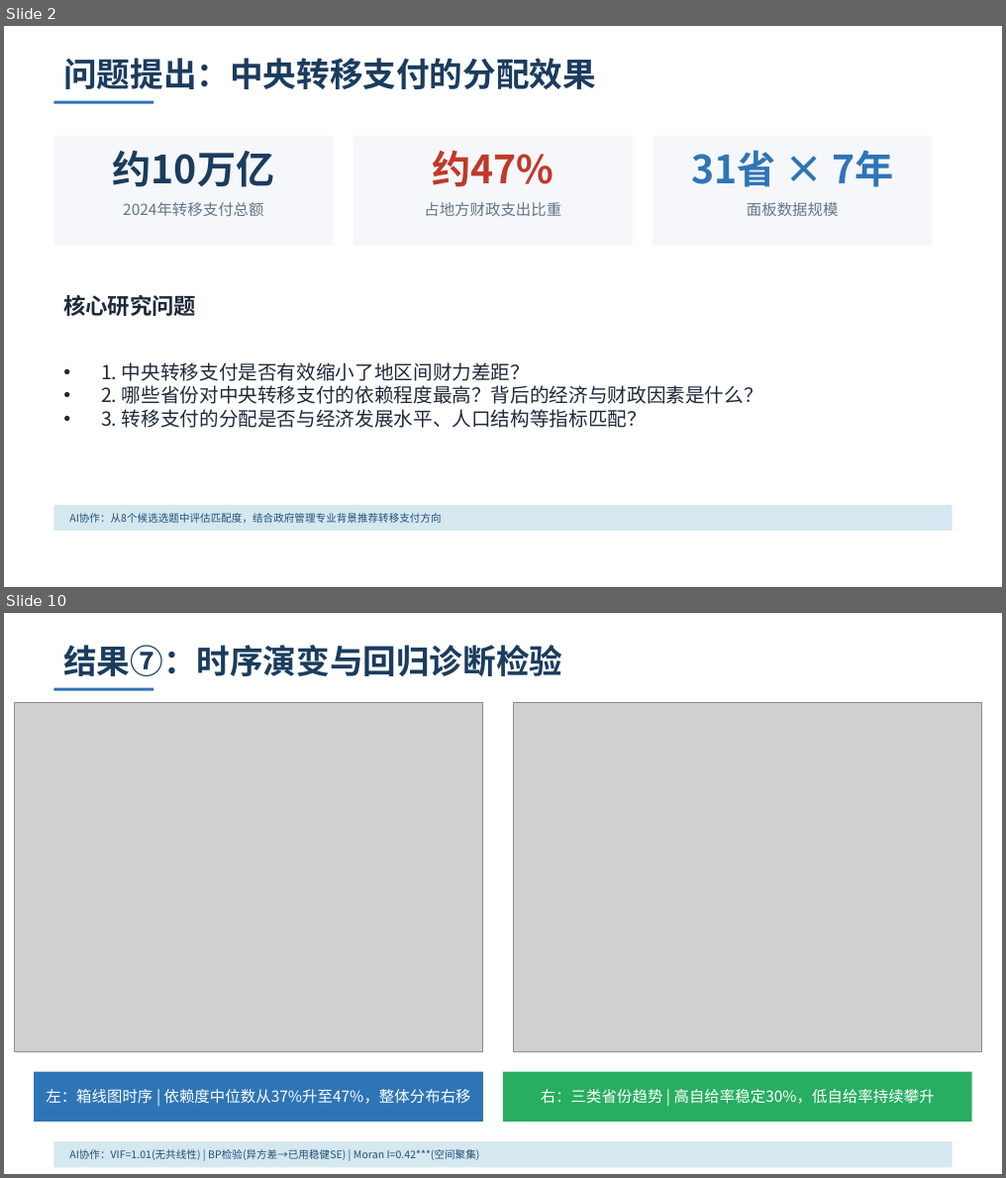
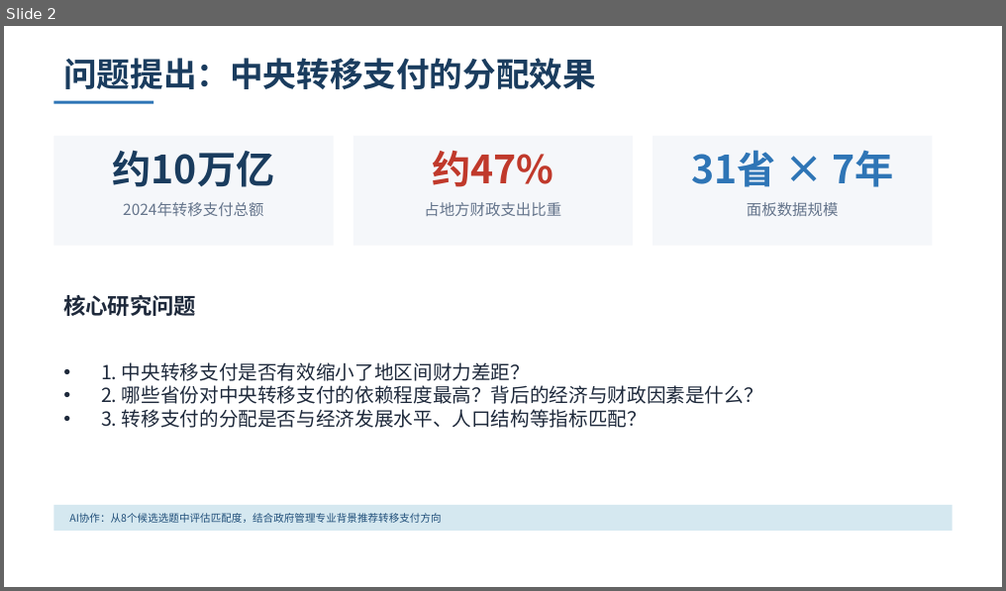
Before and after one commit to xonhaorun-afk/fiscal-transfer-analysis, a slide deck: output/课堂演示.pptx. Shown one above the other, each under a label of ours: slides 2 and 10 before the commit, slide 2 after it; the slides between them are not shown. The pictures are 1006x1178 and 1006x591 pixels, drawn with LibreOffice and Linux fonts; fonts in the diff are those of the drawing; grey boxes stand for pictures. Boxes give left, top, right and bottom in pixels: in the first picture for what was removed or moved away, otherwise in the second. Text is boxed around its words. In the diff, an @@ line names an element or a change of style, - is before the commit and + after.

Commit message:
update: 优化报告结构和PPT讲述逻辑，新增空间计量章节和政策启示

```diff
--- a/output/课堂演示.pptx
+++ b/output/课堂演示.pptx
@@ slide 10 removed at bbox=[4, 613, 1002, 1174], background #FFFFFF @@
@@ text removed at bbox=[63, 645, 562, 676] @@
-结果⑦：时序演变与回归诊断检验
@@ rectangle removed at bbox=[54, 688, 153, 691] @@
@@ picture removed at bbox=[14, 703, 483, 1053] @@
@@ picture removed at bbox=[513, 703, 982, 1053] @@
@@ rectangle removed at bbox=[34, 1072, 483, 1122] @@
@@ rectangle removed at bbox=[503, 1072, 972, 1122] @@
@@ text removed at bbox=[46, 1089, 471, 1104] @@
-左：箱线图时序 | 依赖度中位数从37%升至47%，整体分布右移
@@ text removed at bbox=[541, 1089, 935, 1104] @@
-右：三类省份趋势 | 高自给率稳定30%，低自给率持续攀升
@@ rectangle removed at bbox=[54, 1142, 952, 1167] @@
@@ text removed at bbox=[69, 1150, 480, 1160] @@
-AI协作：VIF=1.01(无共线性) | BP检验(异方差→已用稳健SE) | Moran I=0.42***(空间聚集)
```
Also in this commit, not shown: 9 slides changed, 7 slides added, 1 other slide removed, 1 other file.
